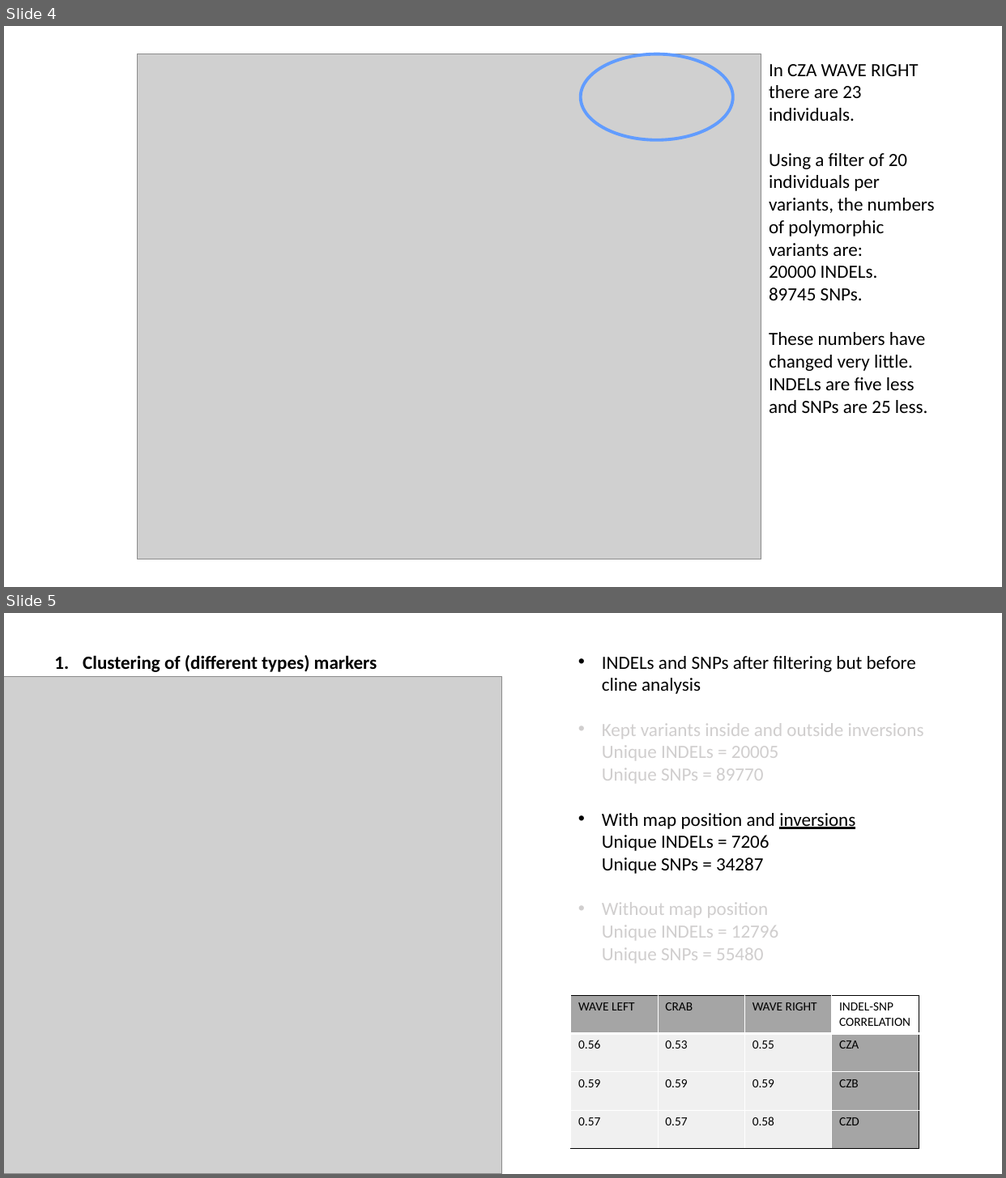
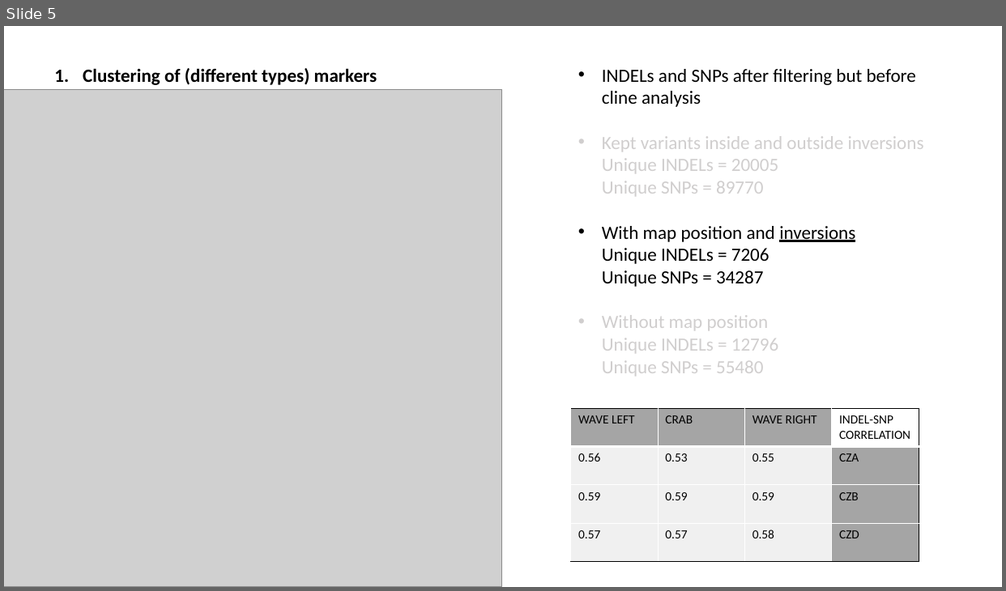
Before and after one commit to sam0per/Littorina_saxatilis_short_variants, a slide deck: short_genetic_variants/docs/short_indels_v02.pptx. Shown one above the other, each under a label of ours: slides 4 and 5 before the commit, slide 5 after it. The pictures are 1006x1178 and 1006x591 pixels, drawn with LibreOffice and Linux fonts; fonts in the diff are those of the drawing; grey boxes stand for pictures. Boxes give left, top, right and bottom in pixels: in the first picture for what was removed or moved away, otherwise in the second. Text is boxed around its words. In the diff, an @@ line names an element or a change of style, - is before the commit and + after.

Commit message:
n individuals filter cutoff

```diff
--- a/short_genetic_variants/docs/short_indels_v02.pptx
+++ b/short_genetic_variants/docs/short_indels_v02.pptx
@@ slide 4 removed at (4,26,1002,587), background #FFFFFF @@
@@ picture removed at (138,54,761,560) @@
@@ ellipse removed at (581,54,733,140) @@
@@ text removed at (769,64,935,413) @@
-In CZA WAVE RIGHT there are 23 individuals.
-Using a filter of 20 individuals per variants, the numbers of polymorphic variants are:
-20000 INDELs.
-89745 SNPs.
-These numbers have changed very little. INDELs are five less and SNPs are 25 less.
```
Also in this commit, not shown: 1 slide changed, 2 slides added, 1 other slide removed, 5 other files.
